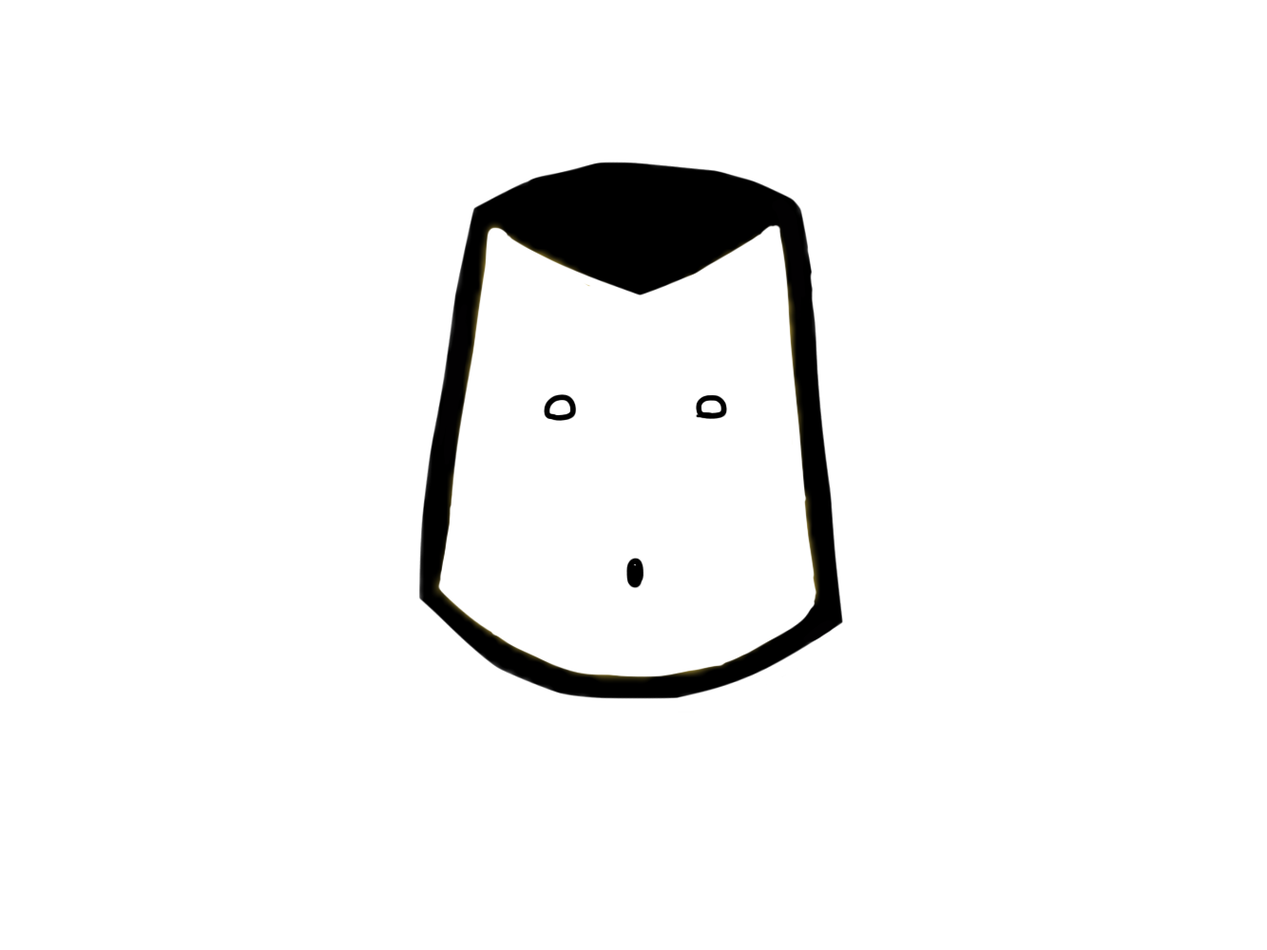
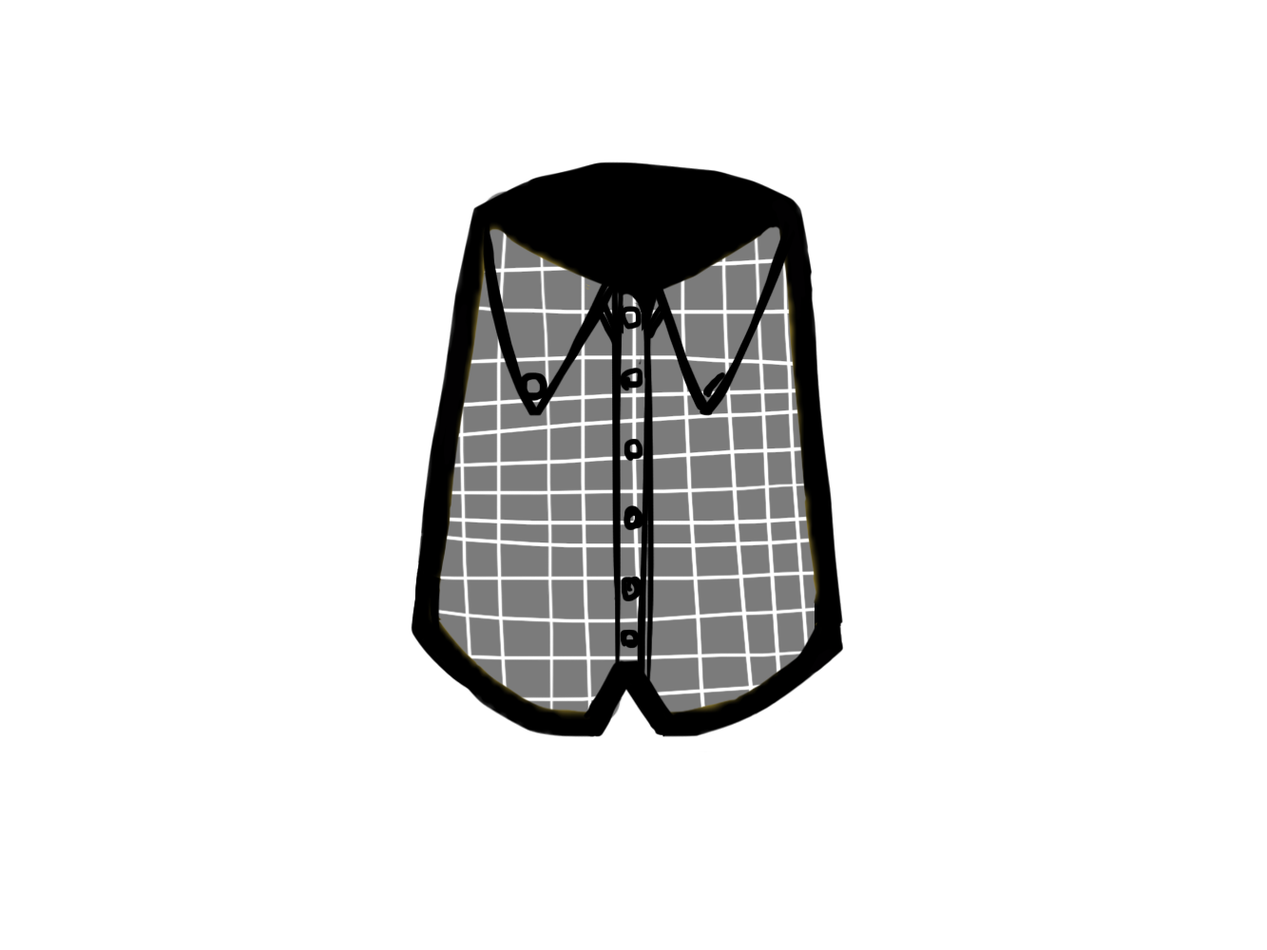
Before/after of a 1267x950 layered artwork. What changed in the layer stack:
added layer "Layer 0 copy 2" above "Layer 1" over [410, 190, 844, 739]
added layer "Layer 1" above "Layer 0" over [416, 190, 829, 731]
hid "Layer 0" over [418, 190, 844, 713]
added layer "Layer 2" above "Sarah" over [410, 190, 844, 739]
added layer "Sarah" above "Jos" over [410, 190, 844, 739]
renamed "Layer 4" to "Jos", painted on it over [410, 190, 844, 739]
renamed "Layer 1" to "Matt", hid it over [422, 198, 827, 692]
